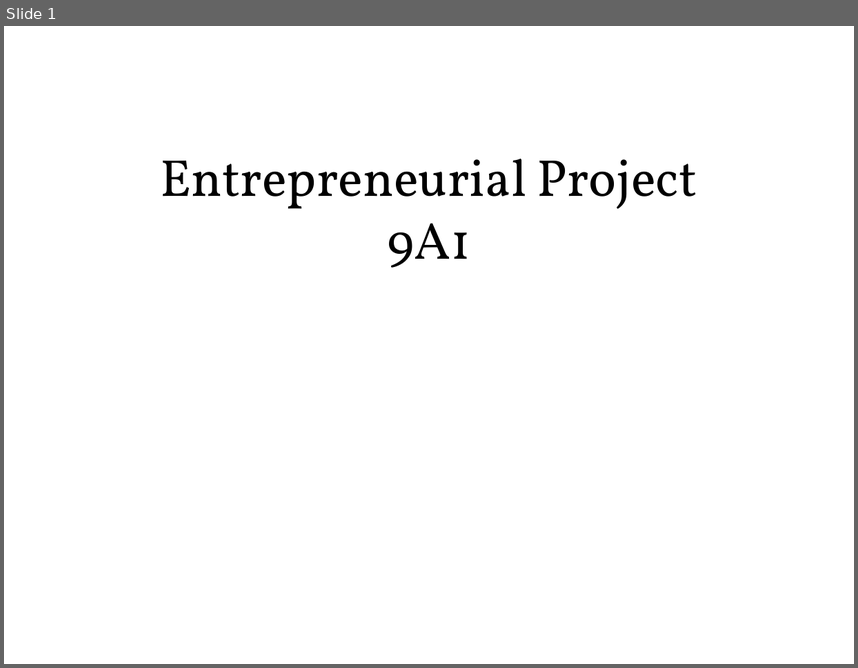
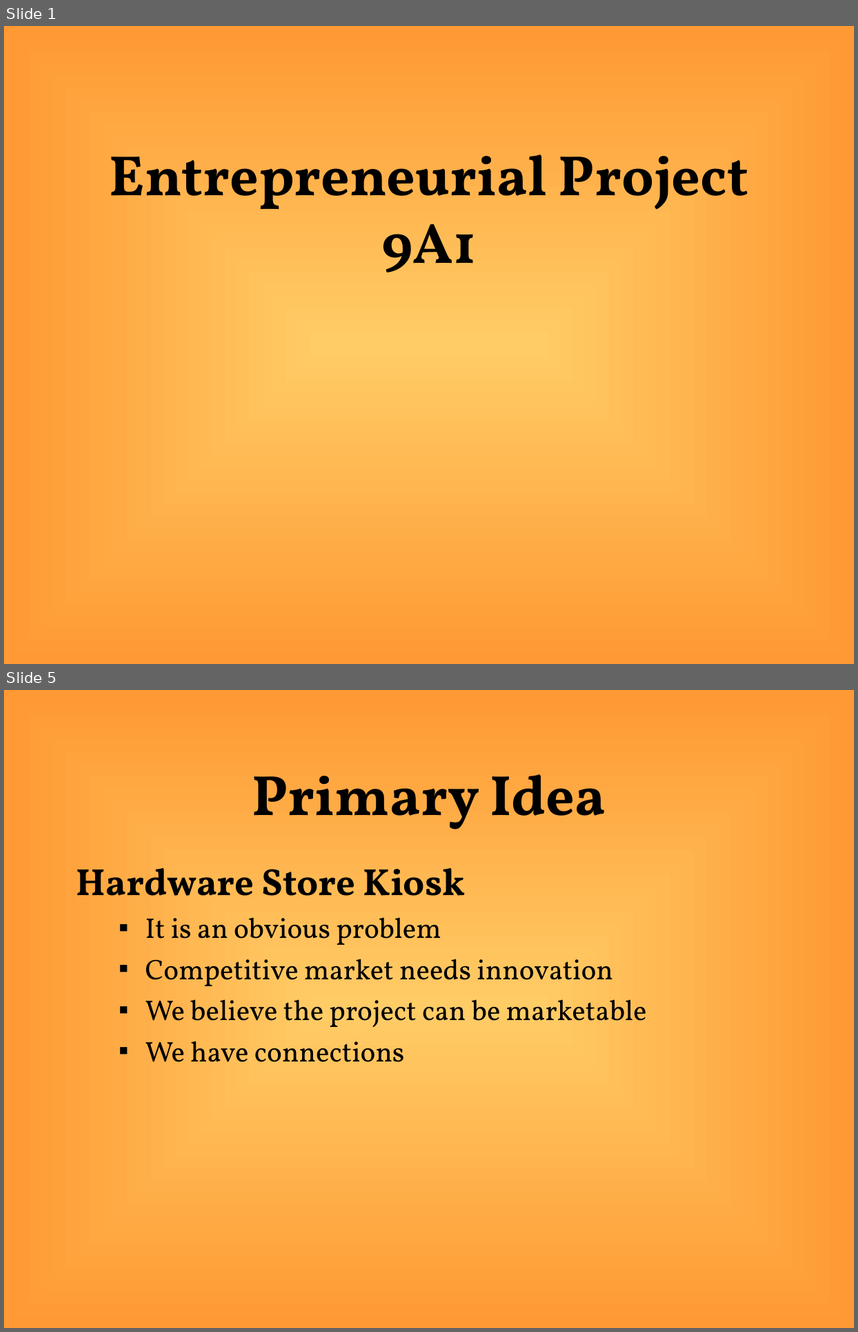
Before and after one commit to jliem/ninea1, a slide deck: doc/s1/Presentation-SeniorDesign.ppt. Shown one above the other, each under a label of ours: slide 1 before the commit, slides 1 and 5 after it; the slides between them are not shown. The pictures are 858x668 and 858x1332 pixels, drawn with LibreOffice and Linux fonts; fonts in the diff are those of the drawing. Boxes give left, top, right and bottom in pixels: in the first picture for what was removed or moved away, otherwise in the second. Text is boxed around its words. In the diff, an @@ line names an element or a change of style, - is before the commit and + after.

```diff
--- a/doc/s1/Presentation-SeniorDesign.ppt
+++ b/doc/s1/Presentation-SeniorDesign.ppt
@@ slide 5 added at box(4, 690, 854, 1328), background gradient #FFCC66 to #FF9933 @@
@@ title added at box(252, 774, 606, 829), 48 pt, text #000000, bold @@
+Primary Idea
@@ text added at box(76, 868, 647, 1062), 24 pt, text #000000 @@
+Hardware Store Kiosk
+  ▪ It is an obvious problem
+  ▪ Competitive market needs innovation
+  ▪ We believe the project can be marketable
+  ▪ We have connections
@@ slide 1 changed as well @@
@@ background #FFFFFF to gradient #FFCC66 to #FF9933 @@
@@ title "Entrepreneurial Project 9A1" at box(110, 154, 749, 272): size 44 to 48 pt, bold on @@
```
Also in this commit, not shown: 12 other slides added.
